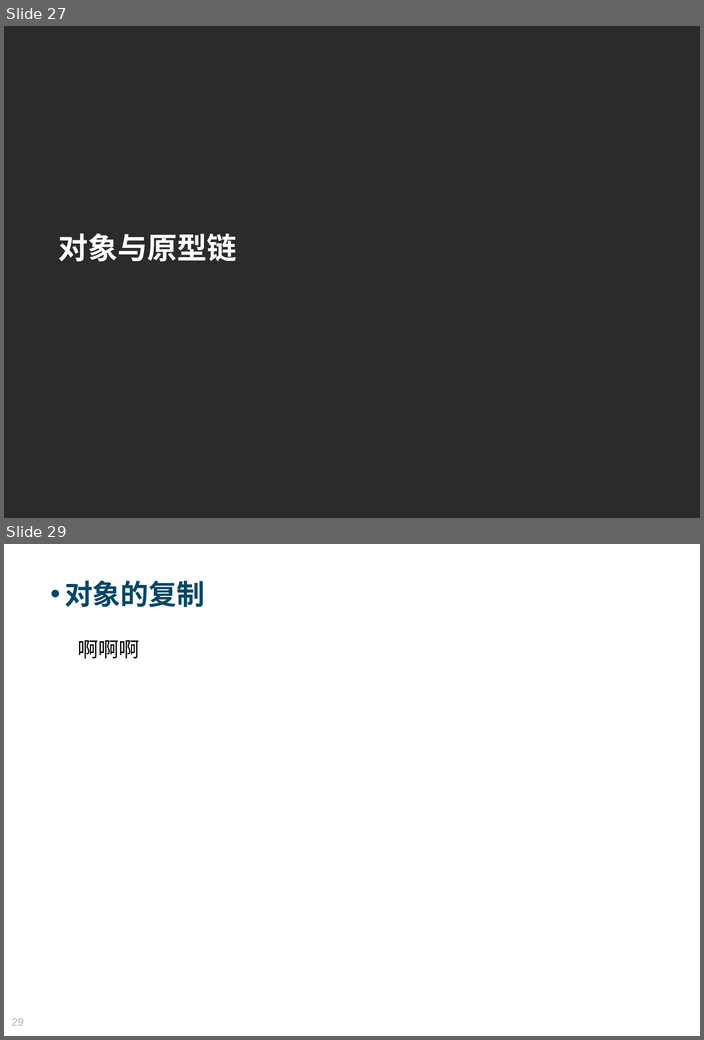
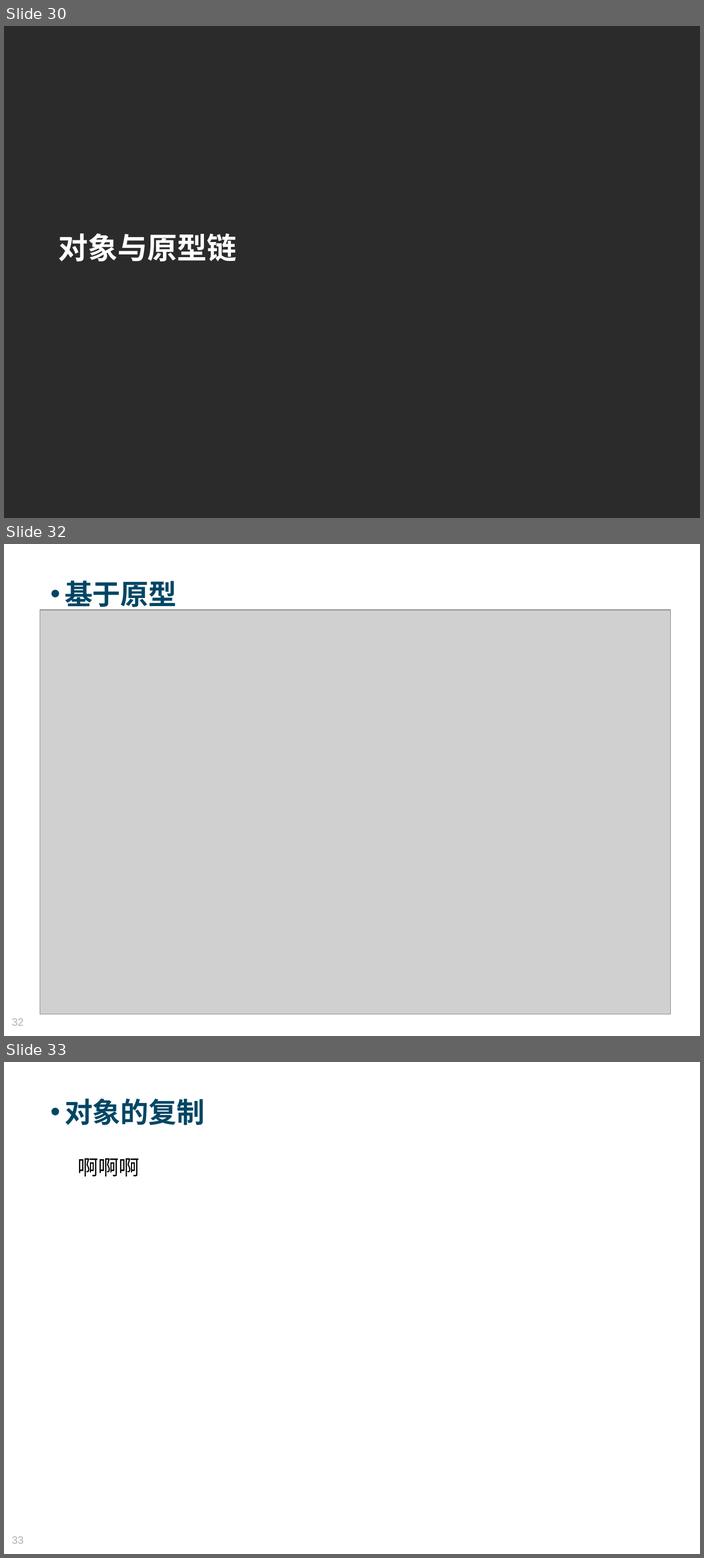
Before and after one commit to Moses824/Train-Javascript-Basic, a slide deck: Train_Javascript_Basic.ppt. Shown one above the other, each under a label of ours: slides 27 and 29 before the commit, slides 30, 32 and 33 after it; the slides between them are not shown. The pictures are 704x1040 and 704x1558 pixels, drawn with LibreOffice and Linux fonts; fonts in the diff are those of the drawing; grey boxes stand for pictures; background and template pictures are left out; a plain dark background stands for a picture behind light text. Boxes give left, top, right and bottom in pixels: in the first picture for what was removed or moved away, otherwise in the second. Text is boxed around its words. In the diff, an @@ line names an element or a change of style, - is before the commit and + after.

```diff
--- a/Train_Javascript_Basic.ppt
+++ b/Train_Javascript_Basic.ppt
@@ slide 32 added at [4, 544, 700, 1036], background picture (left out) @@
@@ text added at [64, 580, 177, 612], 34 pt, text #004664, bold @@
+• 基于原型
@@ picture added at [40, 610, 670, 1014] @@
@@ page number added at [12, 1018, 23, 1026], 13 pt, text #B2B2B2 @@
+32
@@ what was slide 27 is now slide 30 @@
@@ what was slide 29 is now slide 33 @@
@@ page number at [12, 1536, 23, 1544]: text changed @@
-29
+33
```
Also in this commit, not shown: 3 slides changed, 6 other slides added, 3 slides removed, 2 other files.
